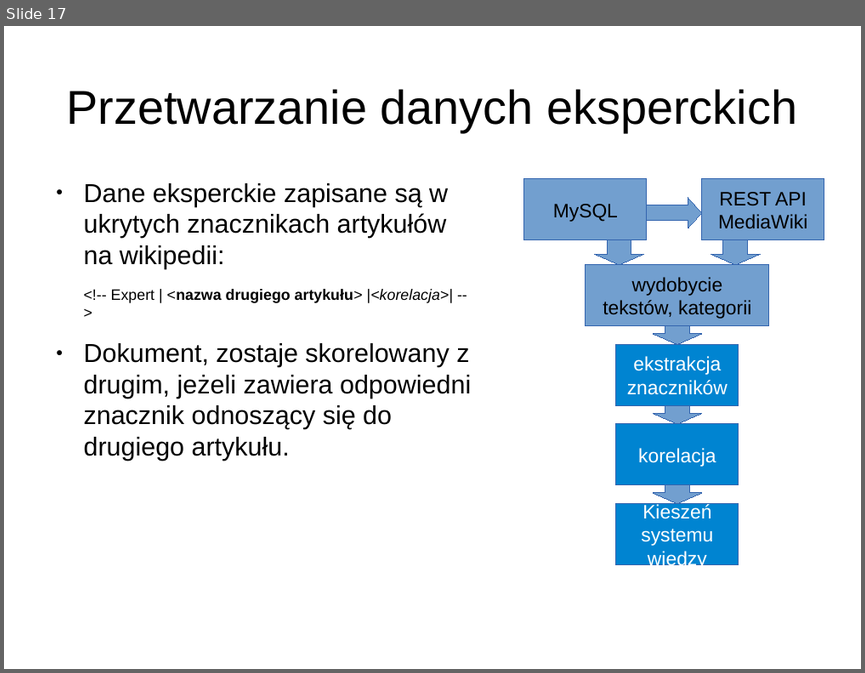
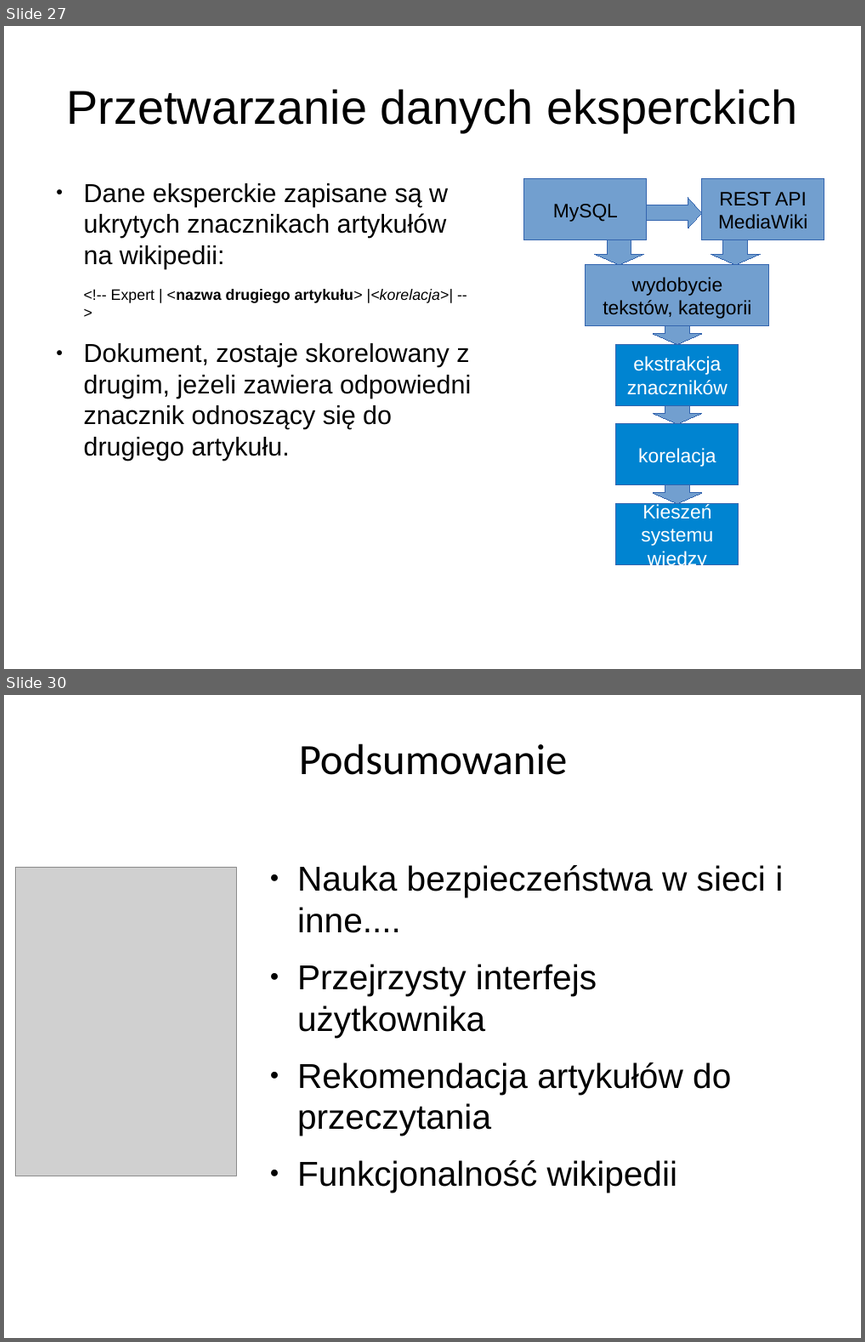
Before and after one commit to jglodek/wiki-expert, a slide deck: SDM2.odp. Shown one above the other, each under a label of ours: slide 17 before the commit, slides 27 and 30 after it; the slides between them are not shown. The pictures are 865x673 and 865x1342 pixels, drawn with LibreOffice and Linux fonts; fonts in the diff are those of the drawing; grey boxes stand for pictures. Boxes give left, top, right and bottom in pixels: in the first picture for what was removed or moved away, otherwise in the second. Text is boxed around its words. In the diff, an @@ line names an element or a change of style, - is before the commit and + after.

```diff
--- a/SDM2.odp
+++ b/SDM2.odp
@@ slide 30 added at bbox=[4, 695, 861, 1338], background #FFFFFF @@
@@ text added at bbox=[299, 743, 568, 775], 40 pt, text #000000 @@
+Podsumowanie
@@ picture added at bbox=[16, 867, 236, 1175] @@
@@ text added at bbox=[297, 865, 783, 1192], 32 pt, text #000000 @@
+● Nauka bezpieczeństwa w sieci i inne....
+● Przejrzysty interfejs użytkownika
+● Rekomendacja artykułów do przeczytania
+● Funkcjonalność wikipedii
@@ what was slide 17 is now slide 27 @@
```
Also in this commit, not shown: 7 slides changed, 13 other slides added, 2 slides removed, 2 other files.
